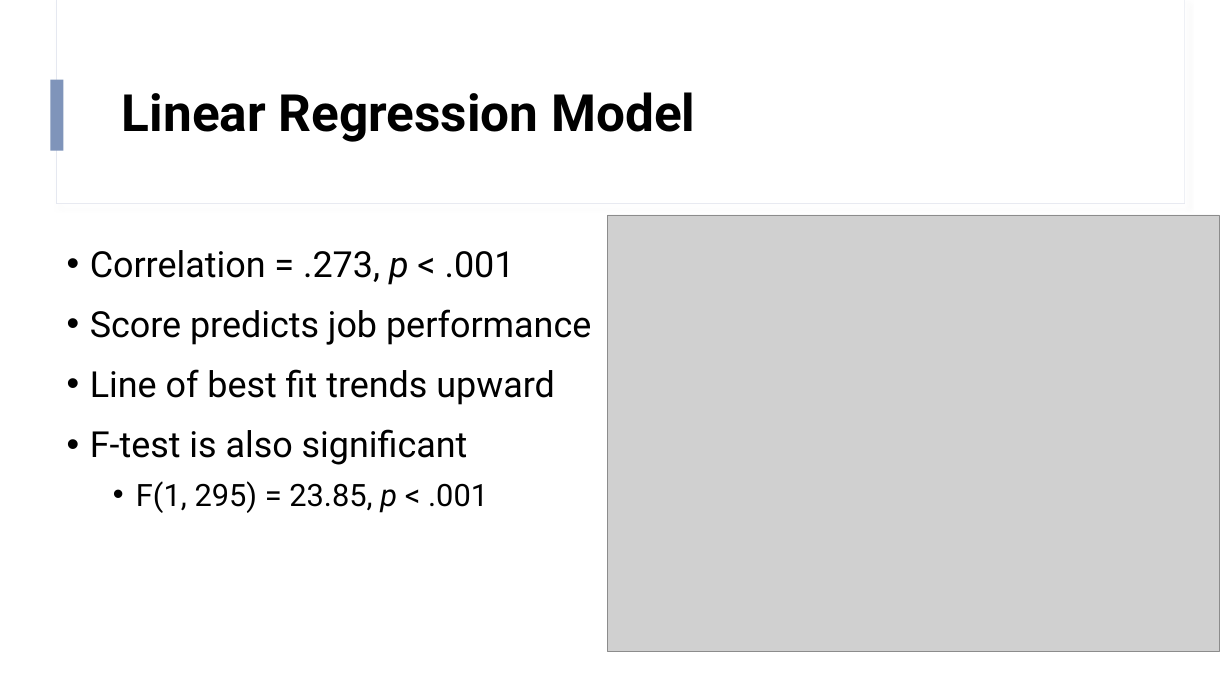
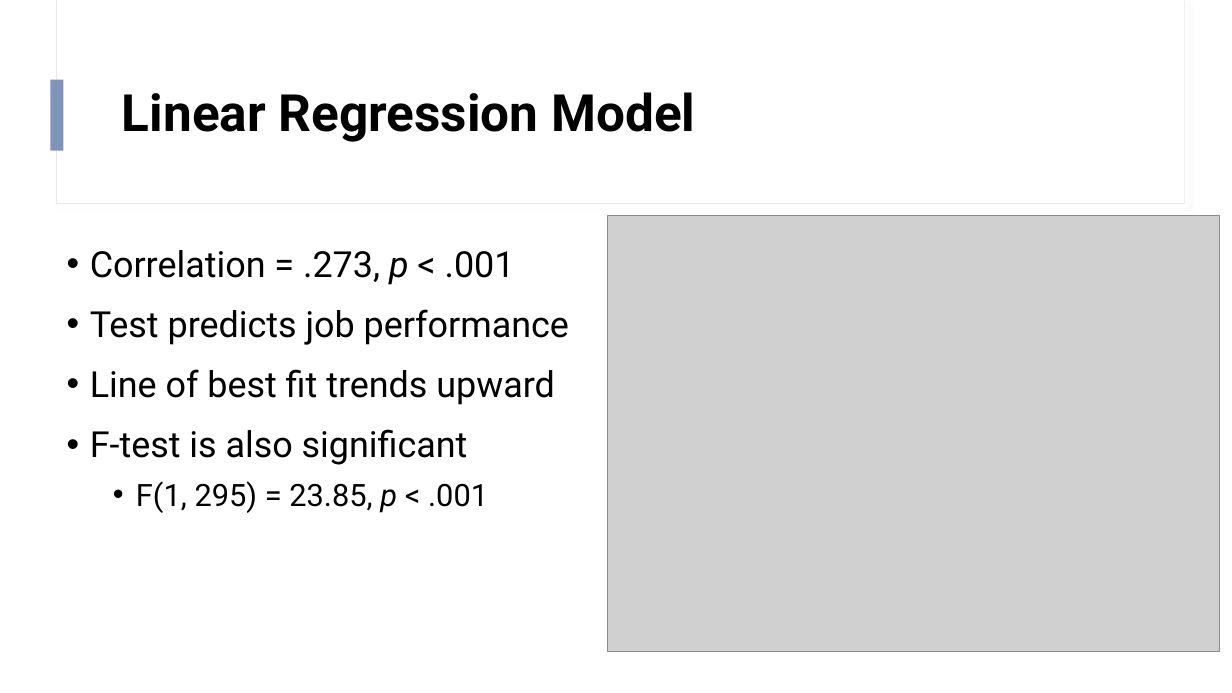
Before and after one commit to SzarR/FireEdge, a slide deck: slide 7 of FireEdge.pptx (slide 8 before the commit). Drawn at 1232x693 pixels with LibreOffice and Linux fonts; fonts in the diff are those of the drawing; grey boxes stand for pictures. Boxes give left, top, right and bottom in pixels: in the first picture for what was removed or moved away, otherwise in the second. Text is boxed around its words. In the diff, an @@ line names an element or a change of style, - is before the commit and + after.

```diff
--- a/FireEdge.pptx
+++ b/FireEdge.pptx
@@ text at [90,309,569,345]: text changed @@
-• Score predicts job performance
+• Test predicts job performance
```
Also in this commit, not shown: 5 other slides changed, 4 other files.
